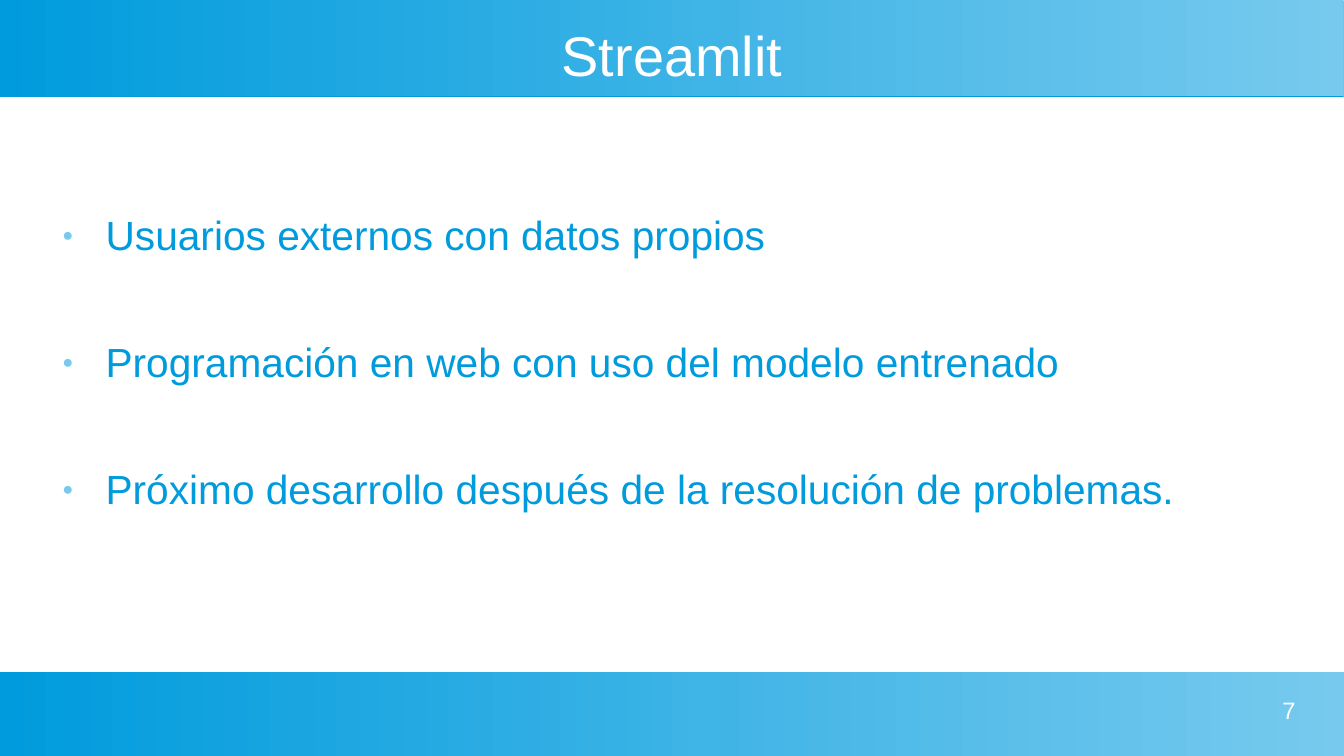
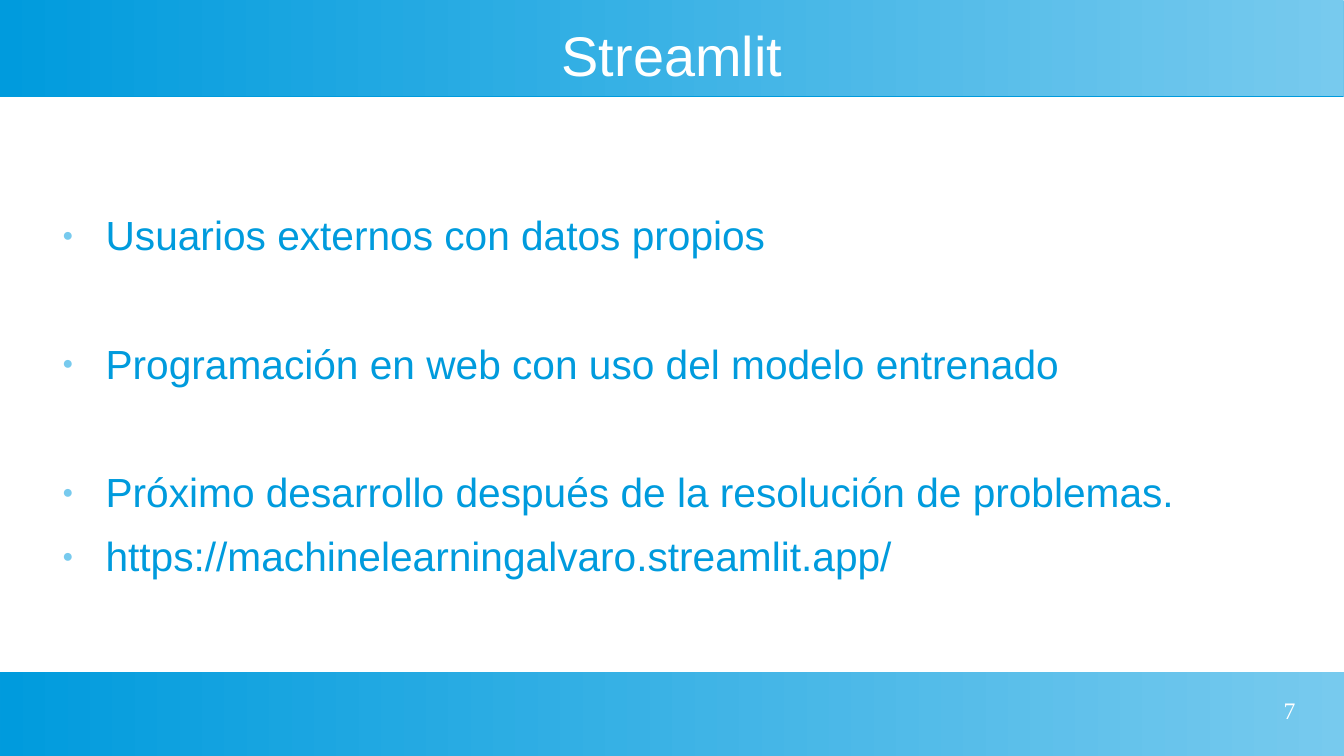
Before and after one commit to allozgo/ML, a slide deck: slide 7 of Presentación ML.ppt. Drawn at 1344x756 pixels with LibreOffice and Linux fonts; fonts in the diff are those of the drawing. Boxes give left, top, right and bottom in pixels: in the first picture for what was removed or moved away, otherwise in the second. Text is boxed around its words. In the diff, an @@ line names an element or a change of style, - is before the commit and + after.

Commit message:
ML

```diff
--- a/Presentación ML.ppt
+++ b/Presentación ML.ppt
@@ text at (106,541,892,579): paragraph added @@
+● https://machinelearningalvaro.streamlit.app/
@@ page number at (1284,703,1296,719): font Arial to Times New Roman @@
```
Also in this commit, not shown: 5 other slides changed.
